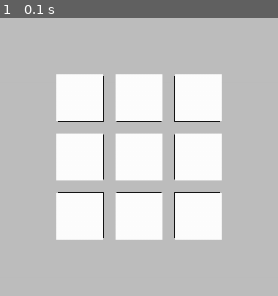
Above: before the commit, frame 1.
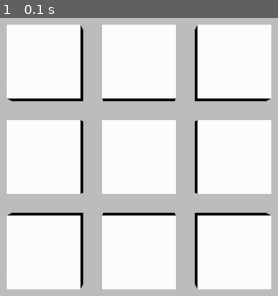
Above: after the commit, the same moment.

Repository: wordminer/rubix_3d_pygame
Game: pygame game, started from src/main.py
Same seed, same stepped clock (60 frames per second), same inputs: the game is played once before the commit and once after it.
Inputs:
- Up to frame 1 (0.1 s): no input

The runs differ from the first frame. In frame 1, 67% of the frame differs, in the area x 2-98%, y 2-98%.

Commit message:
fixing some bug

Diff:
--- a/src/const.py
+++ b/src/const.py
@@ -1,14 +1,14 @@
 WIN_WIDTH = 1000
 WIN_HIGHT = 600
 
-RUBIX_BLOCK = [3,3,3]
+RUBIX_BLOCK = (3,3,3)
 BLOCK_LENGHT = 1
 BLOCK_DISTANCE = 0.3
 
 COLOR_BLANK = "BLACK"
 
 CAMERA_COORD = (0,0,100)
-WIN_SCALE = [50,50]
+WIN_SCALE = [80,80]
 WIN_FILL_COLOR = "GRAY"
 
 FACE_POS = (
--- a/src/main.py
+++ b/src/main.py
@@ -49,7 +49,7 @@
 
         for block_key in mouse_pos_change[1][1]:
             rotation_ctr.rotate_Midle_pos(Cube, mouse_pos_change[1][0], int(check_mouse[1] + check_mouse[0]),
-                                        block_key, (3,3,3))
+                                        block_key, const.RUBIX_BLOCK)
     #rotation_ctr.Rotate_blocks(Cube, 0, 0.1, list_r)
     #print(Cube.Color_face)
     #touching_check.check_touch_rubix(Cube, (500,300), const.WIN_WIDTH, const.WIN_HIGHT, const.CAMERA_COORD, const.WIN_SCALE)
